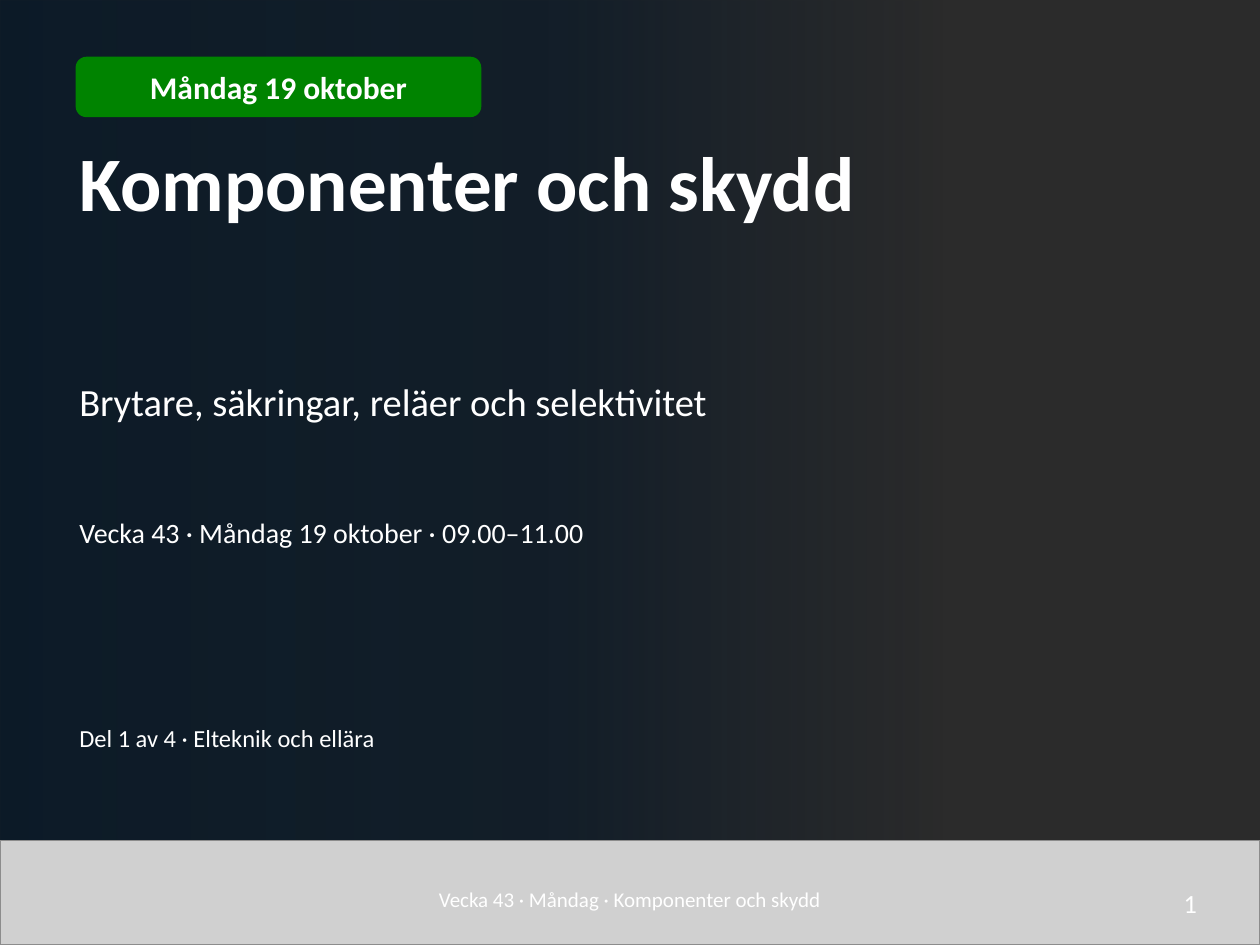
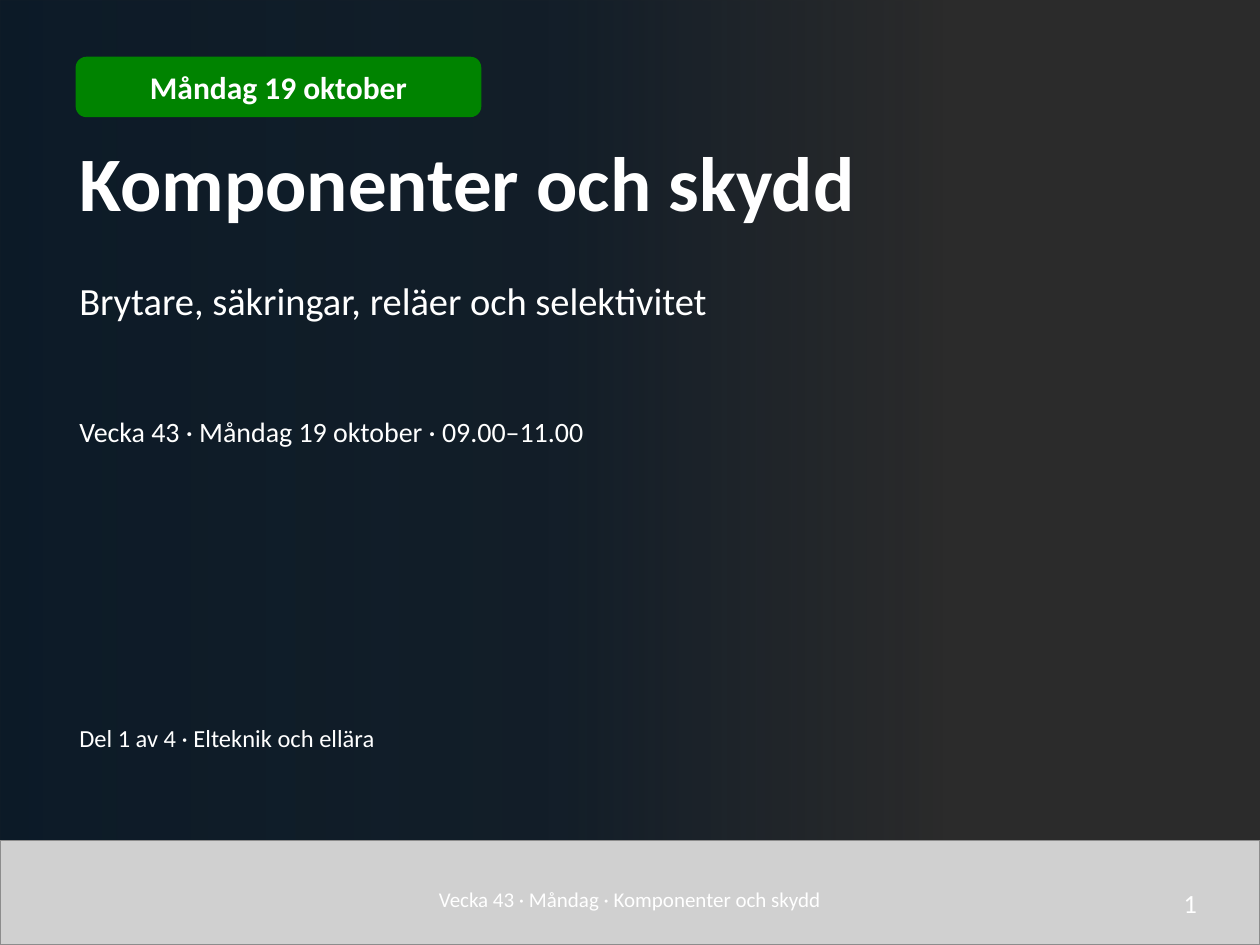
Before and after one commit to nj22az/nj22az.github.io, a slide deck: slide 1 of sjoskolan/vecka-43/aktuell/v43_01_Komponenter_och_skydd_elev.pptx. Drawn at 1260x945 pixels with LibreOffice and Linux fonts; fonts in the diff are those of the drawing; grey boxes stand for pictures; background and template pictures are left out; a plain dark background stands for a picture behind light text. Boxes give left, top, right and bottom in pixels: in the first picture for what was removed or moved away, otherwise in the second. Text is boxed around its words. In the diff, an @@ line names an element or a change of style, - is before the commit and + after.

```diff
--- a/sjoskolan/vecka-43/aktuell/v43_01_Komponenter_och_skydd_elev.pptx
+++ b/sjoskolan/vecka-43/aktuell/v43_01_Komponenter_och_skydd_elev.pptx
@@ text "Brytare, säkringar, reläer och selektivitet": place and size @@
-text "Brytare, säkringar, reläer och selektivitet" at bbox=[79, 389, 706, 423]
+text "Brytare, säkringar, reläer och selektivitet" at bbox=[79, 288, 706, 322]
@@ text "Vecka 43 · Måndag 19 ...": place and size @@
-text "Vecka 43 · Måndag 19 ..." at bbox=[79, 523, 583, 548]
+text "Vecka 43 · Måndag 19 ..." at bbox=[79, 422, 583, 447]
```
Also in this commit, not shown: 2 other slides changed, 36 other files.
